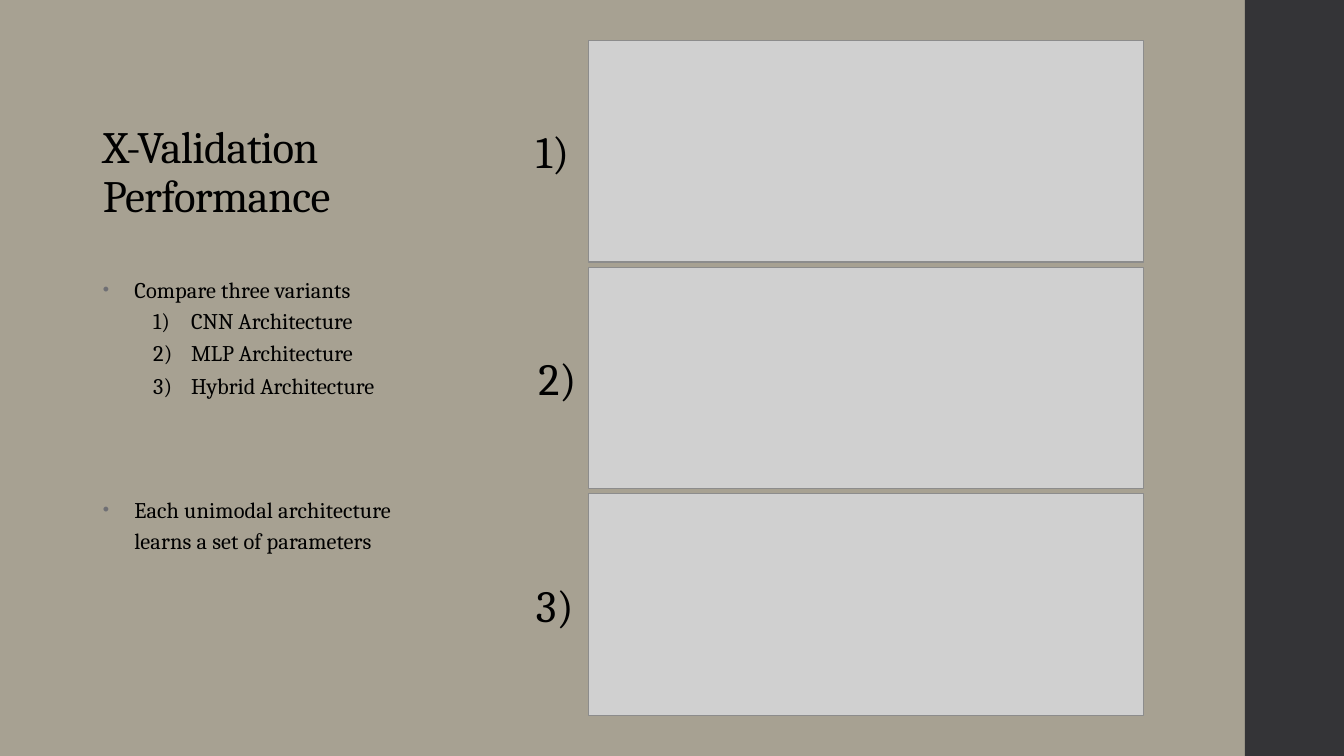
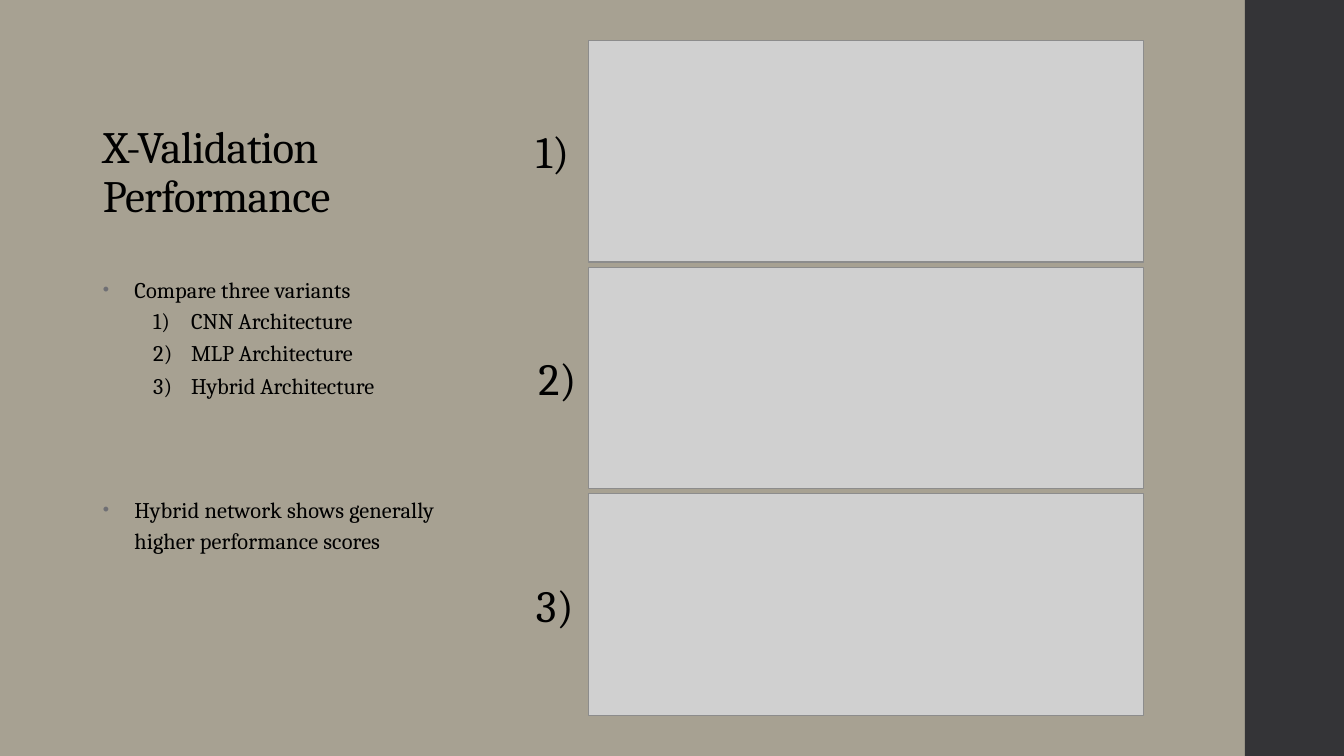
Before and after one commit to landonbuell/Buell-Senior-Thesis, a slide deck: slide 20 of JMMPaper/Musical Instrument Classification Using a Hybrid Neural Network BuellShortv1.pptx (slide 19 before the commit). Drawn at 1344x756 pixels with LibreOffice and Linux fonts; fonts in the diff are those of the drawing; grey boxes stand for pictures. Boxes give left, top, right and bottom in pixels: in the first picture for what was removed or moved away, otherwise in the second. Text is boxed around its words. In the diff, an @@ line names an element or a change of style, - is before the commit and + after.

```diff
--- a/JMMPaper/Musical Instrument Classification Using a Hybrid Neural Network BuellShortv1.pptx
+++ b/JMMPaper/Musical Instrument Classification Using a Hybrid Neural Network BuellShortv1.pptx
@@ text at bbox=[134, 502, 434, 554]: text changed @@
-• Each unimodal architecture learns a set of parameters
+• Hybrid network shows generally higher performance scores
```
Also in this commit, not shown: 6 other slides changed, 4 slides added, 1 slide removed.
